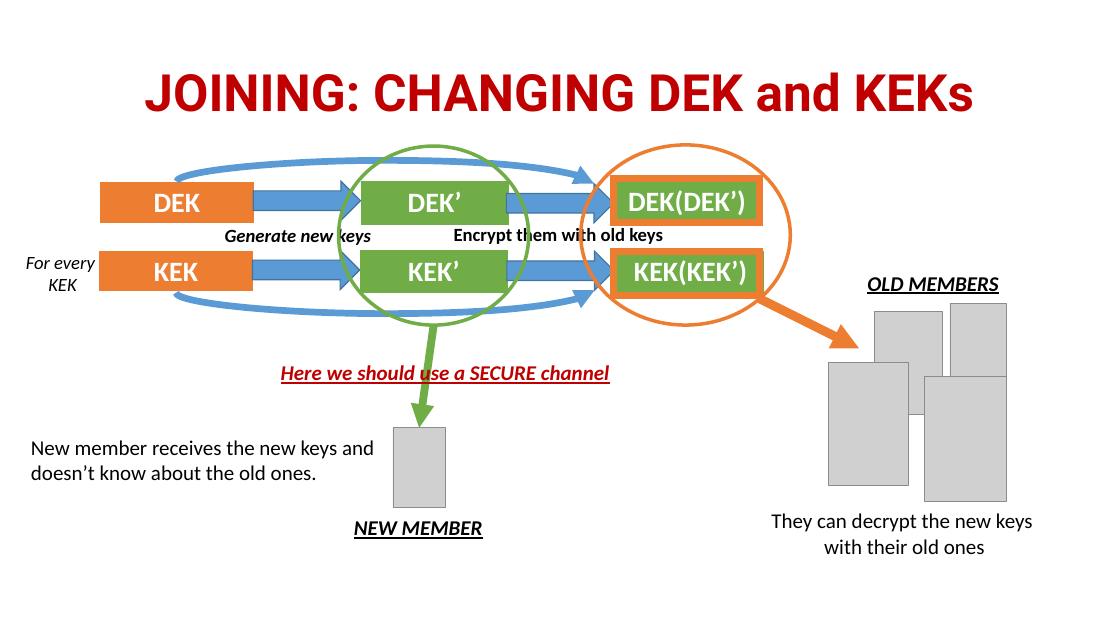
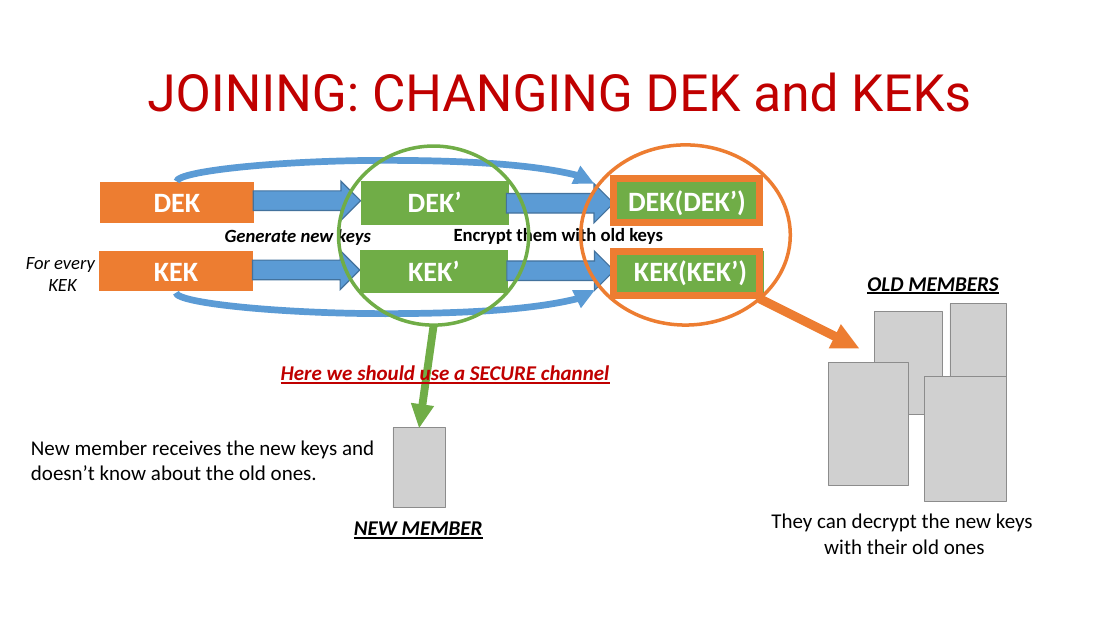
Before and after one commit to stajfar/distributed-systems-brusamento-ceruti-donetti, a slide deck: slide 5 of SecureGroup/documentation/SECURE GROUP COMMUNICATION.pptx. Drawn at 1120x630 pixels with LibreOffice and Linux fonts; fonts in the diff are those of the drawing; grey boxes stand for pictures. Boxes give left, top, right and bottom in pixels: in the first picture for what was removed or moved away, otherwise in the second. Text is boxed around its words. In the diff, an @@ line names an element or a change of style, - is before the commit and + after.

```diff
--- a/SecureGroup/documentation/SECURE GROUP COMMUNICATION.pptx
+++ b/SecureGroup/documentation/SECURE GROUP COMMUNICATION.pptx
@@ title "JOINING: CHANGING DEK and KEKs" at (147, 72, 971, 112): bold off @@
```
Also in this commit, not shown: 5 other slides changed, 10 slides added, 5 other files.
